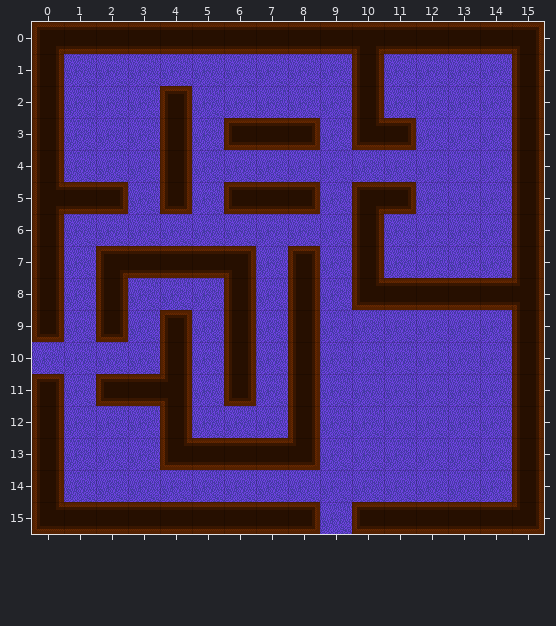
A Tiled map gets an edit: datas/maps/beta1.tmx. That is the earlier state.
Cells are 32x32 px. Shown: x 0..15, y 0..15.
And afterwards:
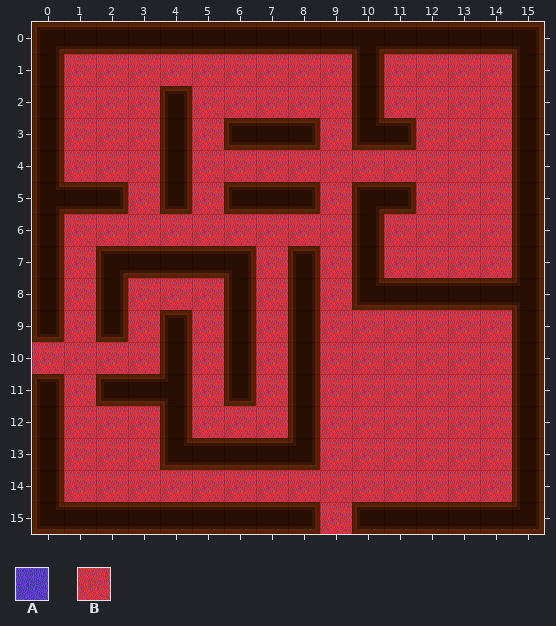
Key: from "moquette": A 1, B 7.
_ is an empty cell.
Edits made:
Layer "moquette":
Tile A becomes tile B in row 1 at x 1 to 9 and 11 to 14; in row 2 at x 1 to 3, 5 to 9 and 11 to 14; in row 3 at x 1 to 3, 5, 9 and 12 to 14; in row 4 at x 1 to 3 and 5 to 14; in row 5 at x 3, 5, 9 and 12 to 14; in row 6 at x 1 to 9 and 11 to 14.
Tile A becomes tile B in row 7 at x 1, 7, 9 and 11 to 14; in row 8 at x 1, 3 to 5, 7 and 9; in row 9 at x 1, 3, 5, 7 and 9 to 14; in row 10 at x 0 to 3, 5, 7 and 9 to 14; in row 11 at x 1, 5, 7 and 9 to 14; in row 12 at x 1 to 3, 5 to 7 and 9 to 14.
Tile A becomes tile B in row 13 at x 1 to 3 and 9 to 14; in row 14 at x 1 to 14; in row 15 at x 9.
Pixel boxes of the changes (left, top, right, bottom) in both pictures:
changed: (32, 54, 512, 534)
